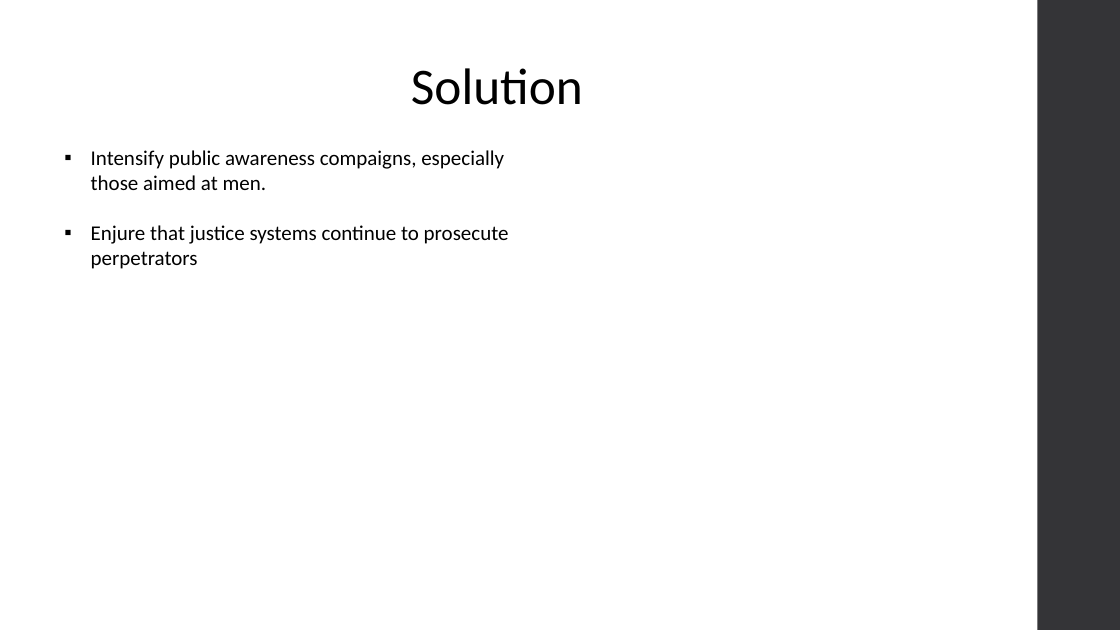
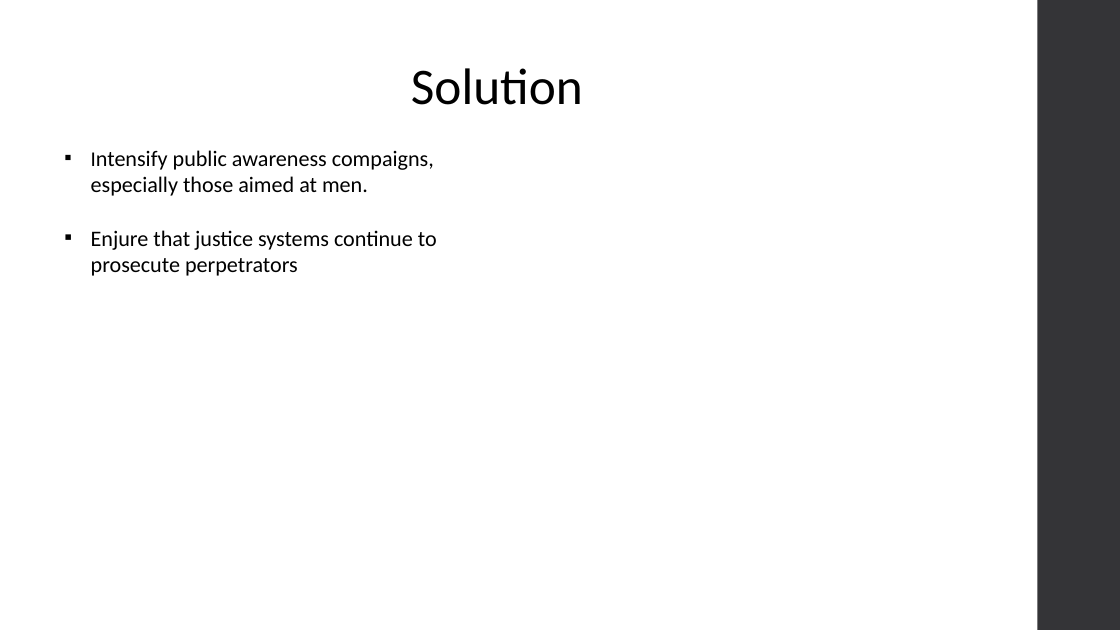
Before and after one commit to kettenieF20/Final-Capstone-Project, a slide deck: slide 17 of Domestic_Violence_on_woman_Ketenie_Flore recent.pptx (slide 16 before the commit). Drawn at 1120x630 pixels with LibreOffice and Linux fonts; fonts in the diff are those of the drawing. Boxes give left, top, right and bottom in pixels: in the first picture for what was removed or moved away, otherwise in the second. Text is boxed around its words. In the diff, an @@ line names an element or a change of style, - is before the commit and + after.

```diff
--- a/Domestic_Violence_on_woman_Ketenie_Flore recent.pptx
+++ b/Domestic_Violence_on_woman_Ketenie_Flore recent.pptx
@@ text "Intensify public awareness compaigns, especially ..." at <box>91,150,437,276</box>: size 18 to 19 pt; indent changed @@
```
Also in this commit, not shown: 1 other slide changed, 2 slides added, 1 slide removed.
